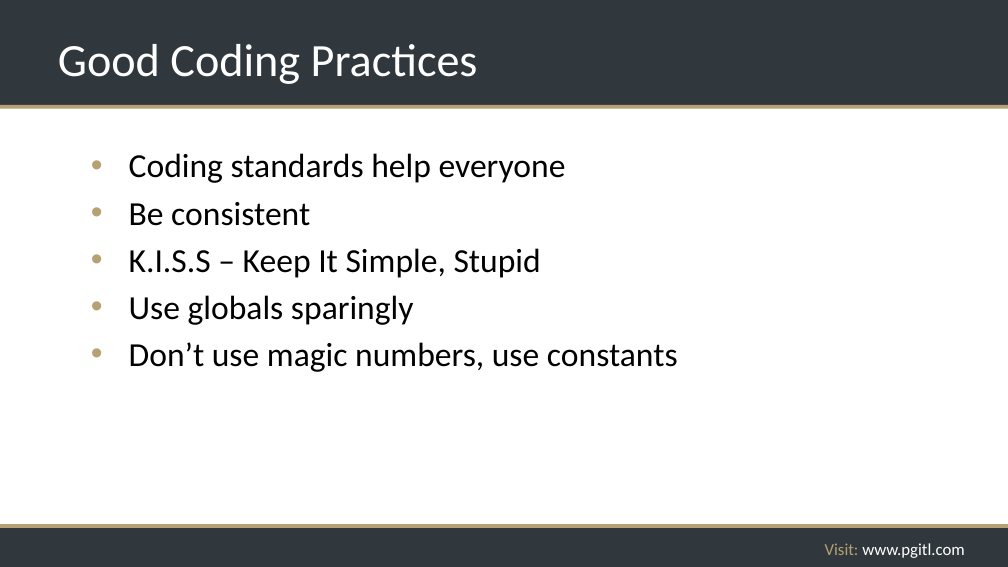
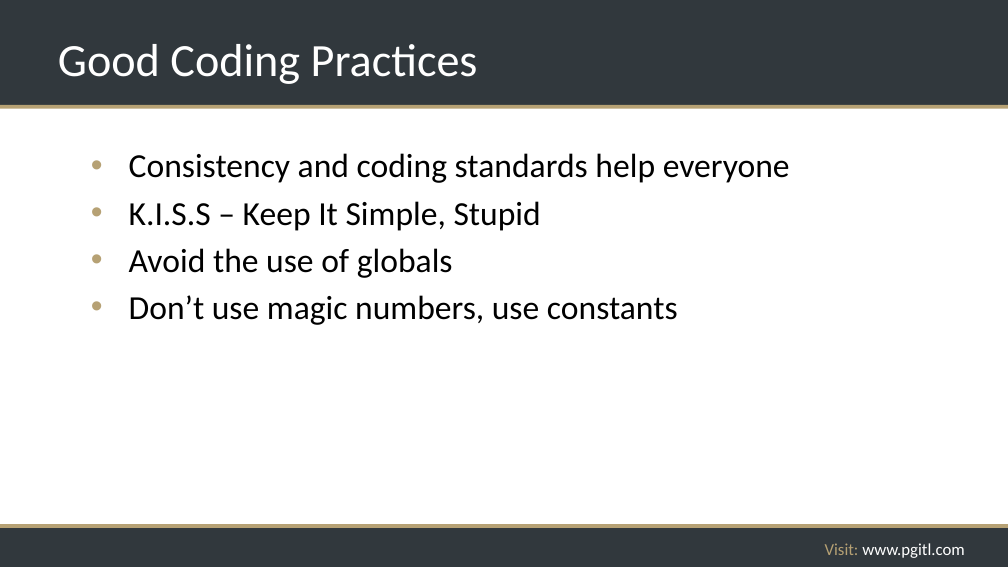
Before and after one commit to rikkouri/project-a, a slide deck: slide 232 of Programming Foundations.pptx (slide 227 before the commit). Drawn at 1008x567 pixels with LibreOffice and Linux fonts; fonts in the diff are those of the drawing; background and template pictures are left out. Boxes give left, top, right and bottom in pixels: in the first picture for what was removed or moved away, otherwise in the second. Text is boxed around its words. In the diff, an @@ line names an element or a change of style, - is before the commit and + after.

```diff
--- a/Programming Foundations.pptx
+++ b/Programming Foundations.pptx
@@ text at (x1=129, y1=153, x2=790, y2=183): text changed @@
-• Coding standards help everyone
-• Be consistent
+• Consistency and coding standards help everyone
@@ text at (x1=129, y1=248, x2=453, y2=278): text changed @@
-• Use globals sparingly
+• Avoid the use of globals
```
Also in this commit, not shown: 6 other slides changed, 18 slides removed.
